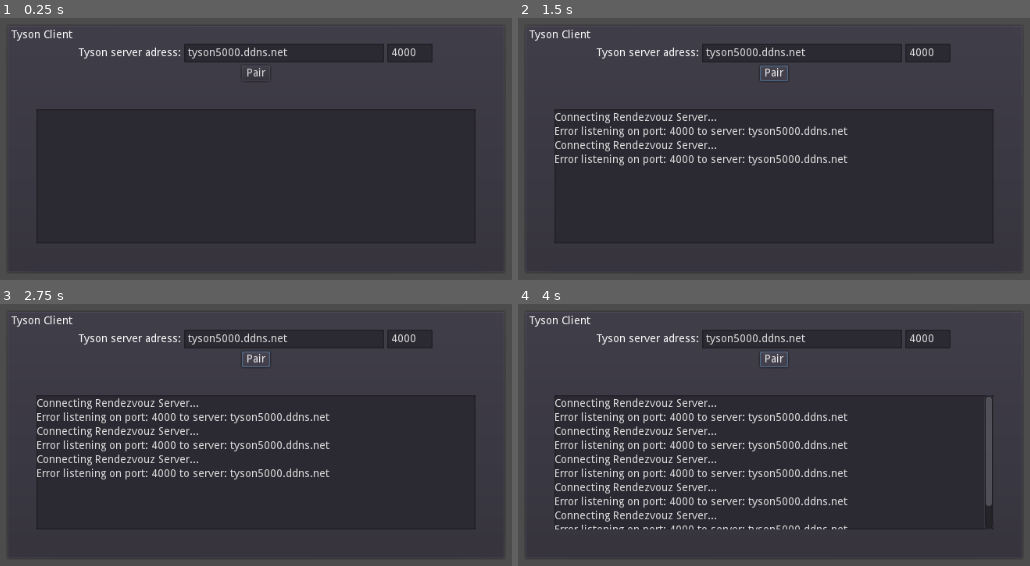
Above: before the commit, frames 1-4 (two rows, left to right).
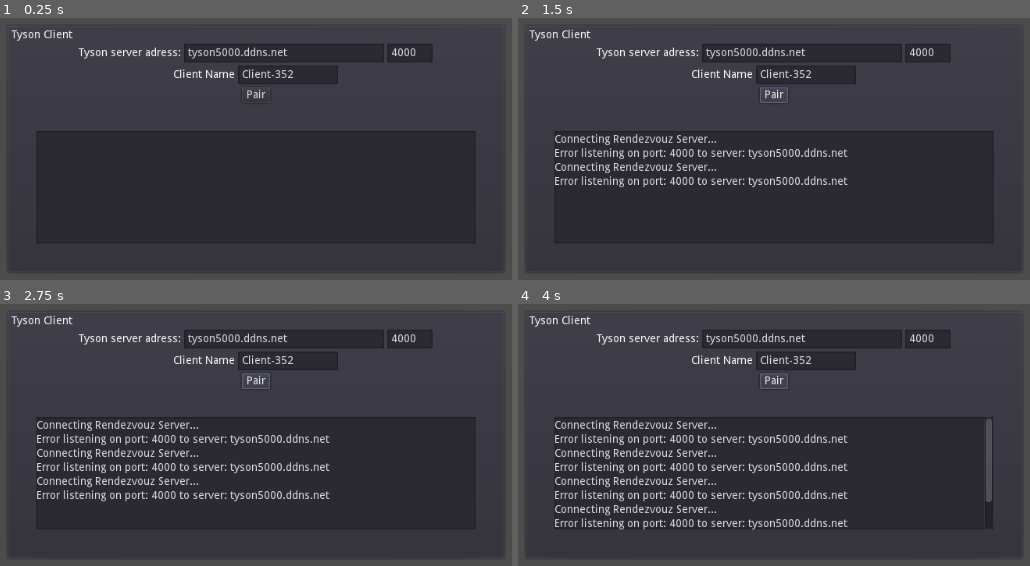
Above: after the commit, the same moments.

Repository: dalton5000/tyson
Game: Godot game, scene res://Lobby.tscn
Two runs of this game, one before a commit and one after it. Both use one fixed random seed, a clock stepped at 60 frames per second and the inputs below.
Inputs:
- Up to frame 1 (0.25 s): no input
- Up to frame 2 (1.5 s): click "Pair" at 0.5 s; click "Pair" at 1.25 s
- Up to frame 3 (2.75 s): click "Pair" at 2 s
- Up to frame 4 (4 s): tap Enter at 2.75 s; tap Space at 3.5 s

The runs differ from the first frame. In frame 1, 1.0% of the frame differs, in the area x 7-93%, y 18-42%; in frame 2, 6.2%; in frame 3, 8.7%; in frame 4, 12%, in the area x 7-93%, y 17-87%.

Commit message:
add client names

Diff:
--- a/godot-client/Lobby.gd
+++ b/godot-client/Lobby.gd
@@ -2,6 +2,9 @@
 
 onready var log_label= $CenterContainer/PanelContainer/VBoxContainer/MarginContainer/Panel/Log
 
+func _ready():
+	randomize()
+	$CenterContainer/PanelContainer/VBoxContainer/HBoxContainer3/ClientName.text = "Client-" + str( randi()%1000)
 
 func reset():
 	log_label.text = ""
@@ -11,6 +14,7 @@
 func _on_Pair_pressed():
 	udp_traversal.rendevouz_address = $CenterContainer/PanelContainer/VBoxContainer/HBoxContainer2/Adress.text
 	udp_traversal.rendevouz_port = int( $CenterContainer/PanelContainer/VBoxContainer/HBoxContainer2/Port.text )
+	udp_traversal.client_name = $CenterContainer/PanelContainer/VBoxContainer/HBoxContainer3/ClientName.text
 	udp_traversal.start_server_contact()
 
 
--- a/godot-client/Lobby.tscn
+++ b/godot-client/Lobby.tscn
@@ -63,10 +63,29 @@
 margin_bottom = 24.0
 text = "4000"
 
-[node name="HBoxContainer" type="HBoxContainer" parent="CenterContainer/PanelContainer/VBoxContainer"]
+[node name="HBoxContainer3" type="HBoxContainer" parent="CenterContainer/PanelContainer/VBoxContainer"]
 margin_top = 46.0
 margin_right = 626.0
-margin_bottom = 66.0
+margin_bottom = 70.0
+alignment = 1
+
+[node name="Label" type="Label" parent="CenterContainer/PanelContainer/VBoxContainer/HBoxContainer3"]
+margin_left = 207.0
+margin_top = 5.0
+margin_right = 286.0
+margin_bottom = 19.0
+text = "Client Name"
+
+[node name="ClientName" type="LineEdit" parent="CenterContainer/PanelContainer/VBoxContainer/HBoxContainer3"]
+margin_left = 290.0
+margin_right = 418.0
+margin_bottom = 24.0
+rect_min_size = Vector2( 128, 0 )
+
+[node name="HBoxContainer" type="HBoxContainer" parent="CenterContainer/PanelContainer/VBoxContainer"]
+margin_top = 74.0
+margin_right = 626.0
+margin_bottom = 94.0
 alignment = 1
 
 [node name="Pair" type="Button" parent="CenterContainer/PanelContainer/VBoxContainer/HBoxContainer"]
@@ -84,7 +103,7 @@
 text = "Host"
 
 [node name="MarginContainer" type="MarginContainer" parent="CenterContainer/PanelContainer/VBoxContainer"]
-margin_top = 70.0
+margin_top = 98.0
 margin_right = 626.0
 margin_bottom = 306.0
 size_flags_horizontal = 3
@@ -98,7 +117,7 @@
 margin_left = 32.0
 margin_top = 32.0
 margin_right = 594.0
-margin_bottom = 204.0
+margin_bottom = 176.0
 size_flags_horizontal = 3
 size_flags_vertical = 3
 
--- a/godot-client/udp_traversal.gd
+++ b/godot-client/udp_traversal.gd
@@ -12,13 +12,13 @@
 var peer_address
 var peer_port
 
-
+var client_name
 
 func _process(delta):
 	if peer_udp.get_available_packet_count() > 0:
 		var array_bytes = peer_udp.get_packet()
 		var packet_string = array_bytes.get_string_from_ascii()
-		dlog("Recieved Packet from peer!!! " + packet_string)
+		dlog("Recieved packet from peer: " + packet_string)
 
 	if server_udp.get_available_packet_count() > 0:
 		var array_bytes = server_udp.get_packet()
@@ -47,6 +47,7 @@
 				start_peer_contact()
 
 func start_peer_contact():
+	server_udp.close()
 	if peer_udp.is_listening():
 		peer_udp.close()
 	peer_udp.set_dest_address(peer_address, peer_port)
@@ -66,7 +67,7 @@
 func ping_peer():
 #	dlog("pinging peer...")
 	var buffer = PoolByteArray()
-	buffer.append_array("Hello from your peer".to_utf8())
+	buffer.append_array(("Hello from your peer "+ client_name ).to_utf8())
 	peer_udp.put_packet(buffer)
 
 
